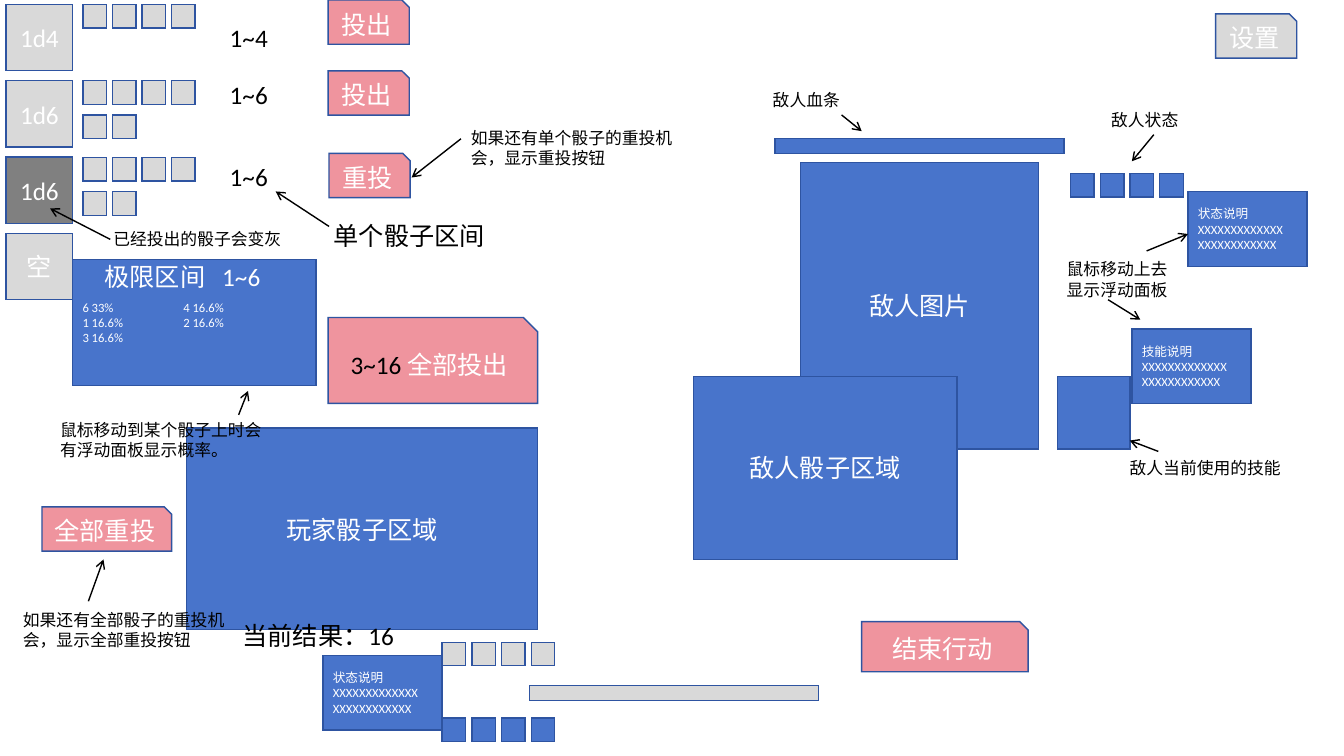
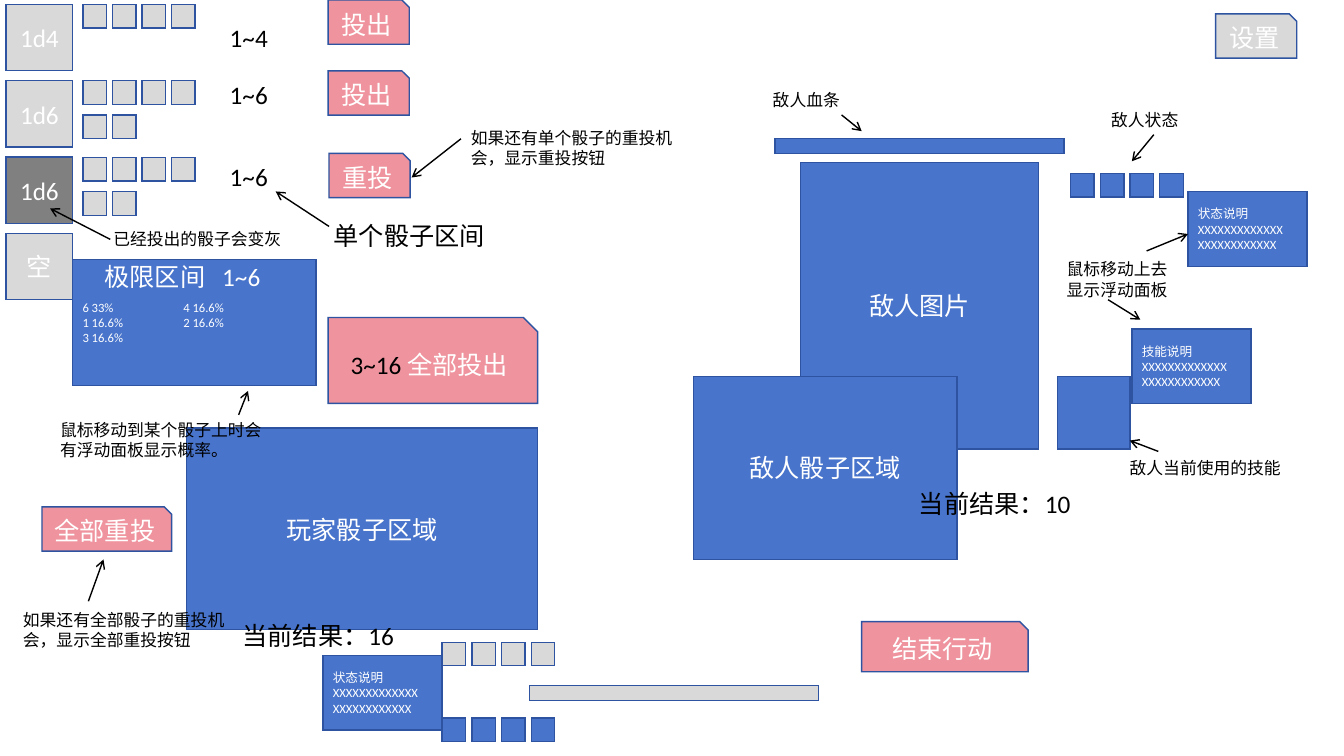
Before and after one commit to Crazyfengyi/DiceWarrior, a slide deck: slide 7 of 策划/UI相关.pptx. Drawn at 1344x756 pixels with LibreOffice and Linux fonts; fonts in the diff are those of the drawing. Boxes give left, top, right and bottom in pixels: in the first picture for what was removed or moved away, otherwise in the second. Text is boxed around its words. In the diff, an @@ line names an element or a change of style, - is before the commit and + after.

```diff
--- a/策划/UI相关.pptx
+++ b/策划/UI相关.pptx
@@ text added at box(919, 487, 1071, 519), 18 pt, text #000000 @@
+当前结果：10
```
Also in this commit, not shown: 2 other files.
